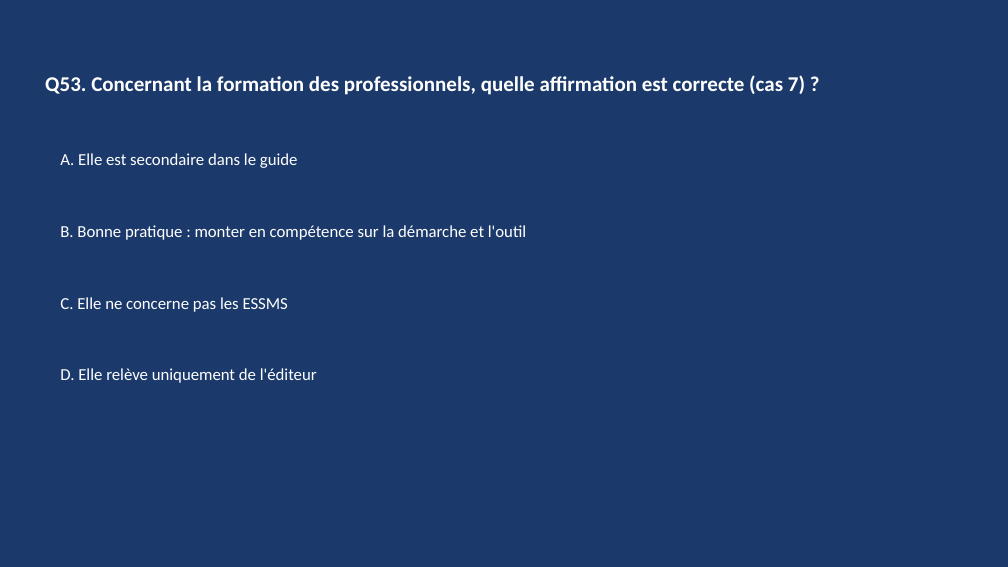
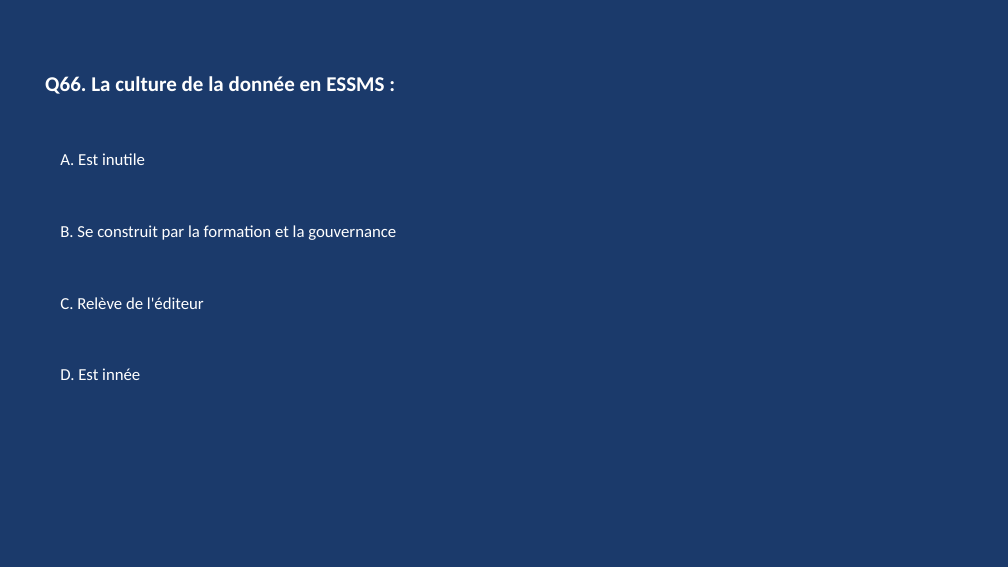
Before and after one commit to RicoBSJ/claude-travail-livrables, a slide deck: slide 131 of Livrables/Quiz/quiz_rbpp_ppa-dui_2026-06-27.pptx (slide 105 before the commit). Drawn at 1008x567 pixels with LibreOffice and Linux fonts; fonts in the diff are those of the drawing. Boxes give left, top, right and bottom in pixels: in the first picture for what was removed or moved away, otherwise in the second. Text is boxed around its words. In the diff, an @@ line names an element or a change of style, - is before the commit and + after.

```diff
--- a/Livrables/Quiz/quiz_rbpp_ppa-dui_2026-06-27.pptx
+++ b/Livrables/Quiz/quiz_rbpp_ppa-dui_2026-06-27.pptx
@@ text at (45, 76, 384, 94): text changed @@
-Q53. Concernant la formation des professionnels, quelle affirmation est correcte (cas 7) ?
+Q66. La culture de la donnée en ESSMS :
@@ text at (60, 153, 145, 165): text changed @@
-A. Elle est secondaire dans le guide
+A. Est inutile
@@ text at (60, 225, 396, 240): text changed @@
-B. Bonne pratique : monter en compétence sur la démarche et l'outil
+B. Se construit par la formation et la gouvernance
@@ text at (60, 297, 204, 309): text changed @@
-D. Elle relève uniquement de l'éditeur
+C. Relève de l'éditeur
@@ text removed at (60, 297, 288, 312) @@
-C. Elle ne concerne pas les ESSMS
@@ text added at (60, 368, 140, 380), 16 pt, text #FFFFFF @@
+D. Est innée
```
Also in this commit, not shown: 142 other slides changed, 32 slides added, 54 slides removed, 1 other file.
